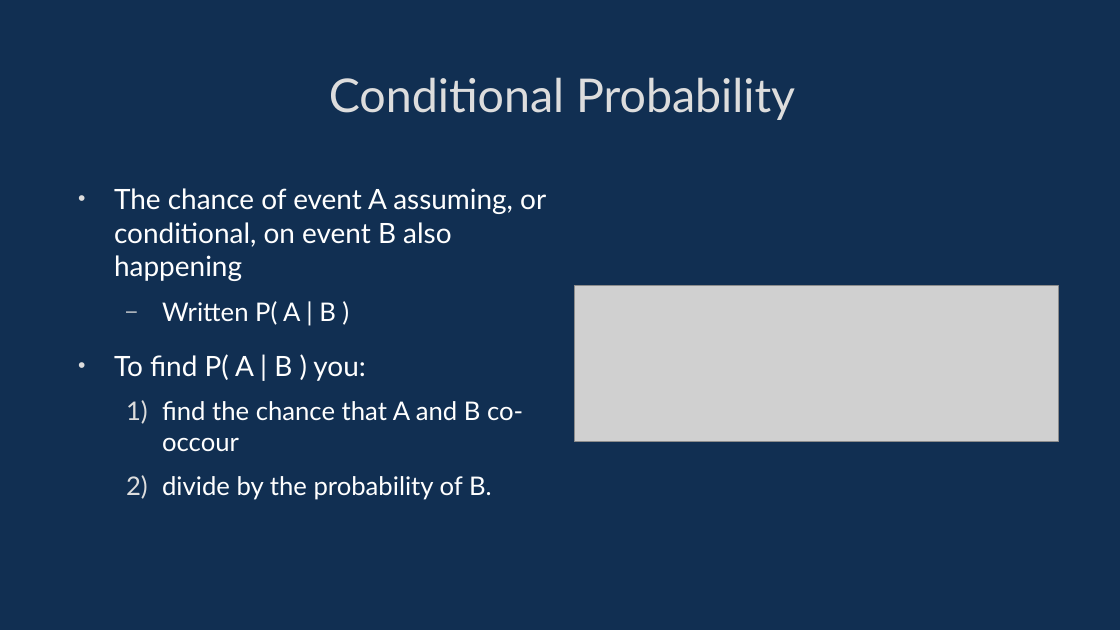
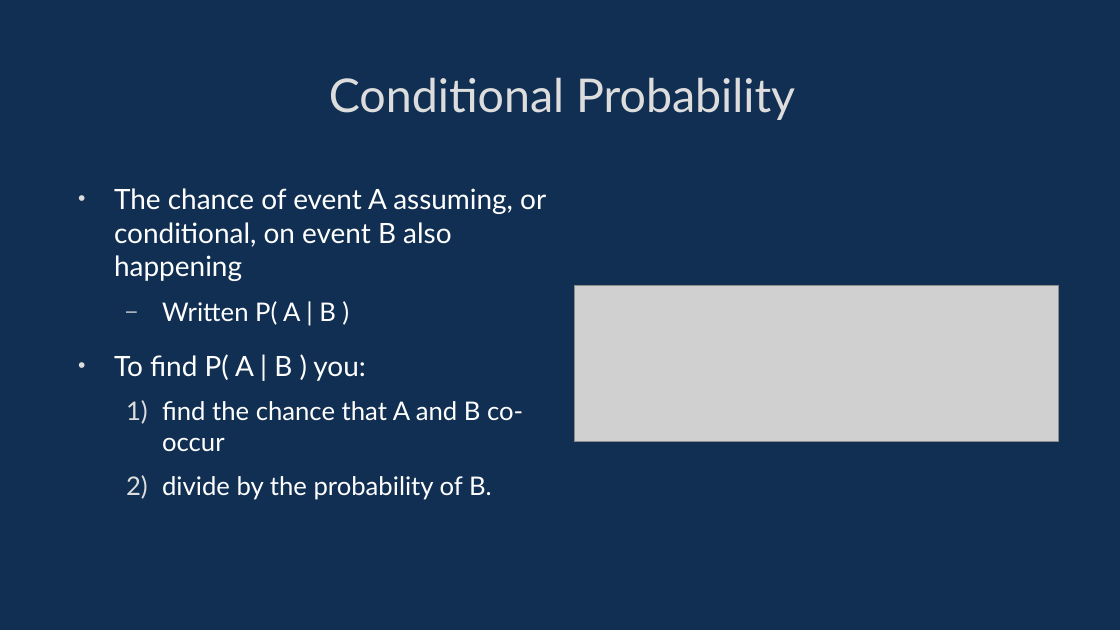
Before and after one commit to davidgundry/maths22-23, a slide deck: slide 34 of slides/maths-10-probability.odp. Drawn at 1120x630 pixels with LibreOffice and Linux fonts; fonts in the diff are those of the drawing; grey boxes stand for pictures. Boxes give left, top, right and bottom in pixels: in the first picture for what was removed or moved away, otherwise in the second. Text is boxed around its words. In the diff, an @@ line names an element or a change of style, - is before the commit and + after.

```diff
--- a/slides/maths-10-probability.odp
+++ b/slides/maths-10-probability.odp
@@ text at (162, 401, 523, 452): text changed @@
-  1) find the chance that A and B co-occour
+  1) find the chance that A and B co-occur
```
Also in this commit, not shown: 12 other slides changed.
